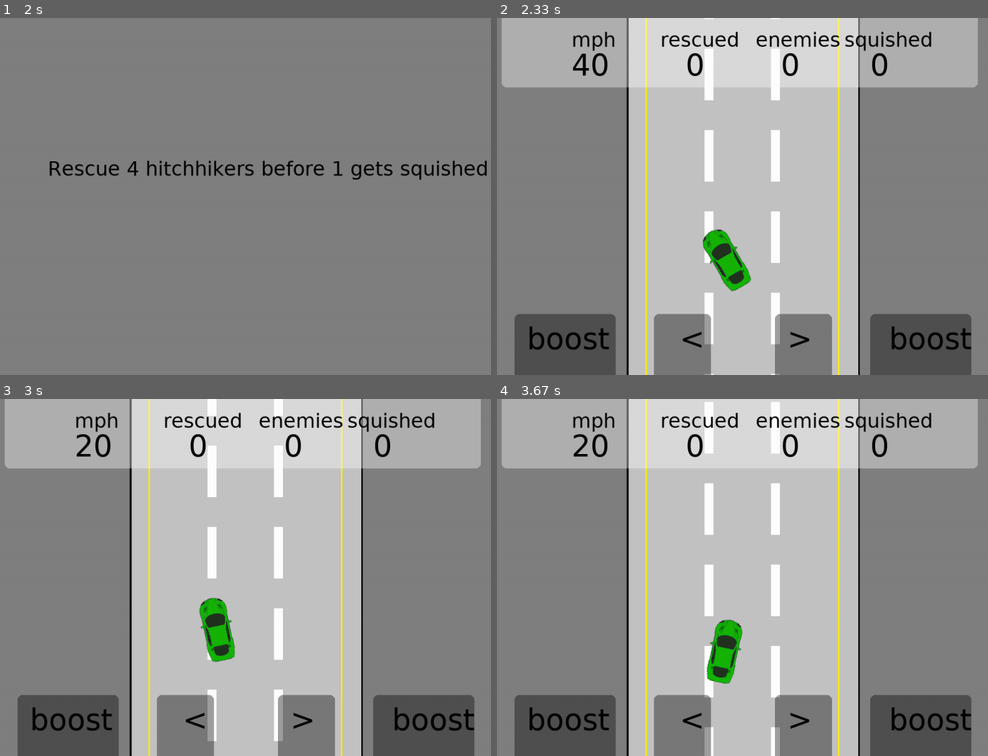
Above: before the commit, frames 1-4 (two rows, left to right).
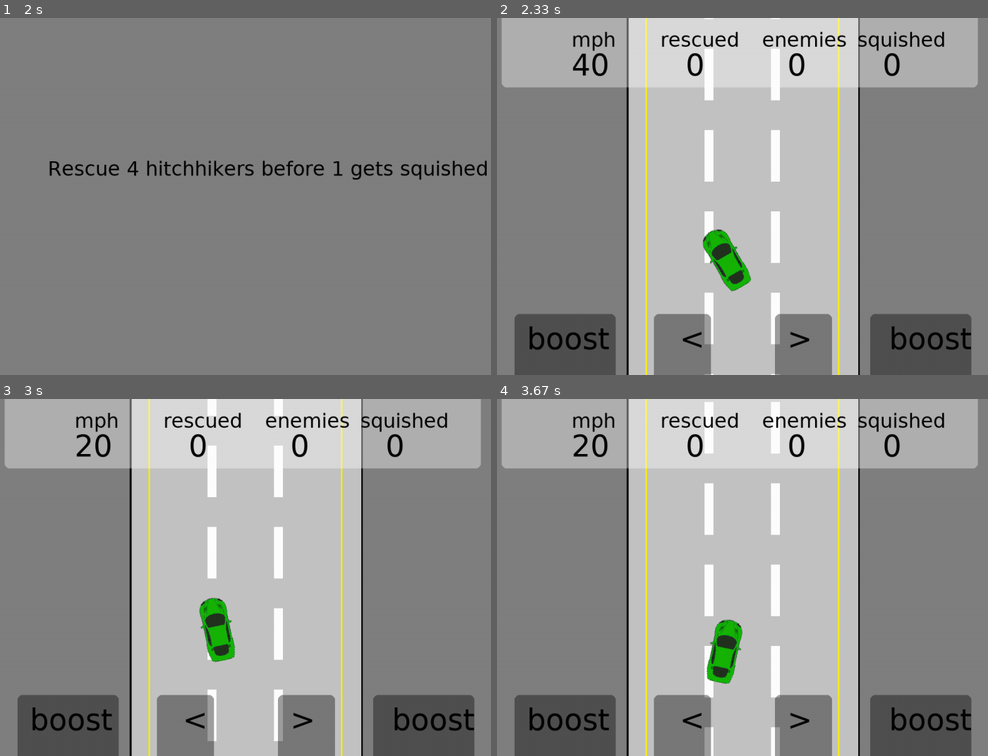
Above: after the commit, the same moments.

Repository: ronrothjr/battleship
Game: pygame game, started from tutorials/scroller/hitcher.py
Two runs of this game, one before a commit and one after it. Both use one fixed random seed, a clock stepped at 60 frames per second and the inputs below.
Inputs (mouse positions are in pixels of both pictures, inside the frame that each line leads up to):
- Up to frame 1 (2 s): hold Left from 1.83 s (still down); move the mouse to (49, 142) at 1.87 s
- Up to frame 2 (2.33 s): keep holding Left
- Up to frame 3 (3 s): release Left at 2.37 s; hold Left 2.4-2.8 s; move the mouse to (338, 452) at 2.43 s; hold Right from 2.83 s (still down); move the mouse to (319, 609) at 2.87 s
- Up to frame 4 (3.67 s): release Right at 3.47 s; hold Left from 3.5 s (still down); move the mouse to (575, 445) at 3.53 s; tap Space at 3.57 s

Frame 1 is identical in both runs. In frame 2, 1.1% of the frame differs, in the area x 52-92%, y 3-17%; in frame 3, 1.1%; in frame 4, 1.1%.

Commit message:
scores positioning

Diff:
--- a/tutorials/scroller/game.py
+++ b/tutorials/scroller/game.py
@@ -152,13 +152,13 @@
         rescued = self.settings.font.render(f'{str(self.settings.rescued)}', True, self.settings.black)
         self.settings.display.blit(rescued, (int(self.settings.screen_width * 0.41),60))
         count = self.settings.font_medium.render('enemies', True, self.settings.black)
-        self.settings.display.blit(count, (int(self.settings.screen_width * 0.52),20))
+        self.settings.display.blit(count, (int(self.settings.screen_width * 0.53),20))
         enemies = self.settings.font.render(f'{str(self.settings.enemies.__len__())}', True, self.settings.black)
-        self.settings.display.blit(enemies, (int(self.settings.screen_width * 0.56),60))
+        self.settings.display.blit(enemies, (int(self.settings.screen_width * 0.57),60))
         squished = self.settings.font_medium.render('squished', True, self.settings.black)
-        self.settings.display.blit(squished, (int(self.settings.screen_width * 0.66),20))
+        self.settings.display.blit(squished, (int(self.settings.screen_width * 0.68),20))
         squish_count = self.settings.font.render(f'{str(self.settings.squished)}', True, self.settings.black)
-        self.settings.display.blit(squish_count, (int(self.settings.screen_width * 0.70),60))
+        self.settings.display.blit(squish_count, (int(self.settings.screen_width * 0.72),60))
 
 
         rect = self.settings.pg.Rect(int(self.settings.screen_width * 0.14), self.settings.screen_height * 0.83, int(self.settings.screen_width * 0.16), 130)
